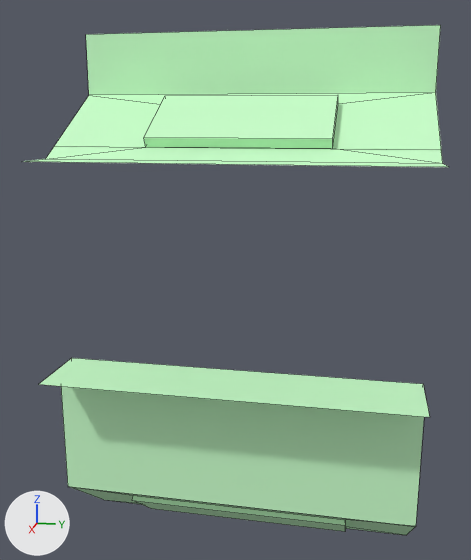
The FBX model Assets/The Thinking City/Art/Models/Environment/Hallway Walls/Hallway Wall Window Middle 2x3.FBX, before and after one commit.
One viewpoint serves both versions: a camera (50 mm lens) standing at (3.22, 0.66, 2.51) and looking at (-0.21, -0.03, 1.66). The axes (+X, +Y, +Z) are drawn at lower left. The lights are the same throughout. Mesh edges are drawn as thin lines. Where no turn or scale is listed for an object, it has been applied to the vertices.
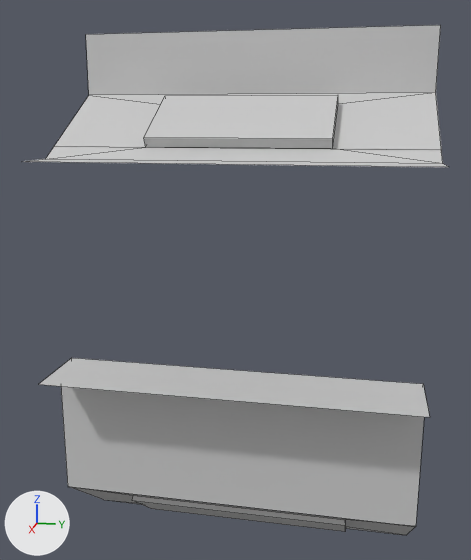
Pixel boxes (x1, y1, x2, y2) of what changed, in the pictures (471 x 560 px):
```json
{"object": "Plane001", "change": "recoloured", "before": [23, 146, 448, 527], "after": [23, 146, 448, 527], "on screen": "green to grey"}
{"object": "Box016", "change": "recoloured", "before": [46, 25, 443, 164], "after": [46, 25, 443, 164], "on screen": "green to grey"}
{"object": "Box003", "change": "recoloured", "before": [71, 487, 415, 535], "after": [71, 487, 415, 535], "on screen": "green to grey"}
```

The change, as JSON lines over the scene's bpy script:
```json
{"op": "add", "block": "mat_07___default", "code": ["mat_07___default = principled_material('07 - Default')", "mat_07___default.base_color = (0.588, 0.588, 0.588)  # light grey #cacaca", "mat_07___default.roughness = 0.859"]}
{"block": "me_mesh", "where": "me_mesh.from_pydata(...)  # 12 vertices, 9 faces; spans x -0.25..0.25, y -1.0..1.0, z 0.0..0.4"}
{"op": "remove", "block": "me_mesh", "code": "me_mesh.materials.append(mat_upper)  # green #cafecb"}
{"op": "add", "block": "me_mesh", "code": "me_mesh.materials.append(mat_07___default)  # light grey #cacaca"}
{"block": "me_mesh_002", "where": "me_mesh_002.from_pydata(...)  # 16 vertices, 6 faces; spans x -0.16..0.25, y -1.0..1.0, z -1.1..0.88"}
{"op": "remove", "block": "me_mesh_002", "code": "me_mesh_002.materials.append(mat_upper)  # green #cafecb"}
{"op": "add", "block": "me_mesh_002", "code": "me_mesh_002.materials.append(mat_07___default)  # light grey #cacaca"}
{"block": "me_mesh_001", "where": "me_mesh_001.from_pydata(...)  # 14 vertices, 10 faces; spans x -0.6..0.0, y -1.0..1.0, z -0.27..0.42"}
{"op": "remove", "block": "me_mesh_001", "code": "me_mesh_001.materials.append(mat_upper)  # green #cafecb"}
{"op": "add", "block": "me_mesh_001", "code": "me_mesh_001.materials.append(mat_07___default)  # light grey #cacaca"}
```
